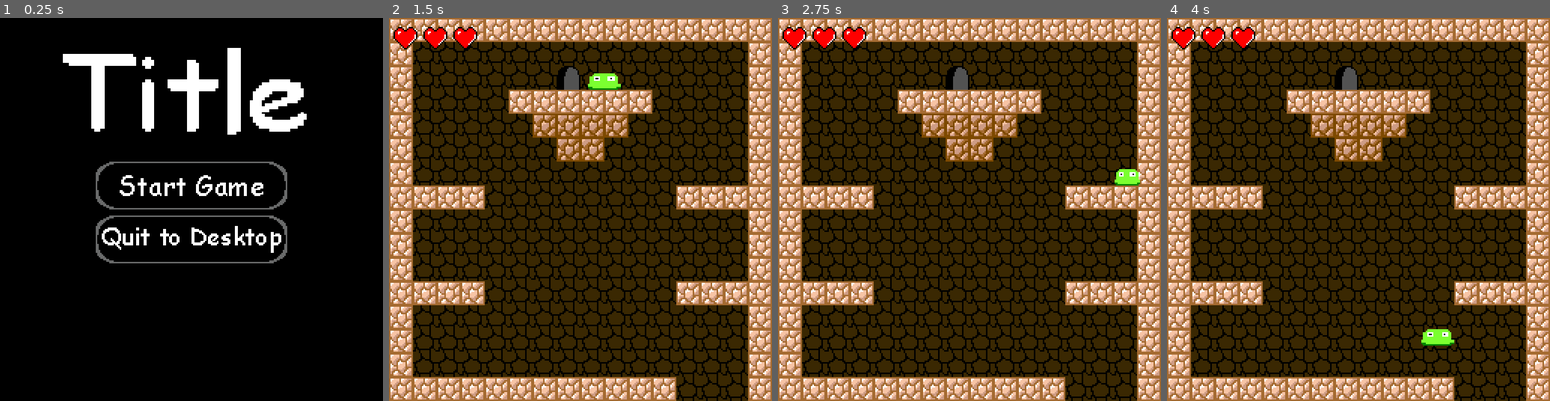
Above: before the commit, frames 1-4 (left to right).
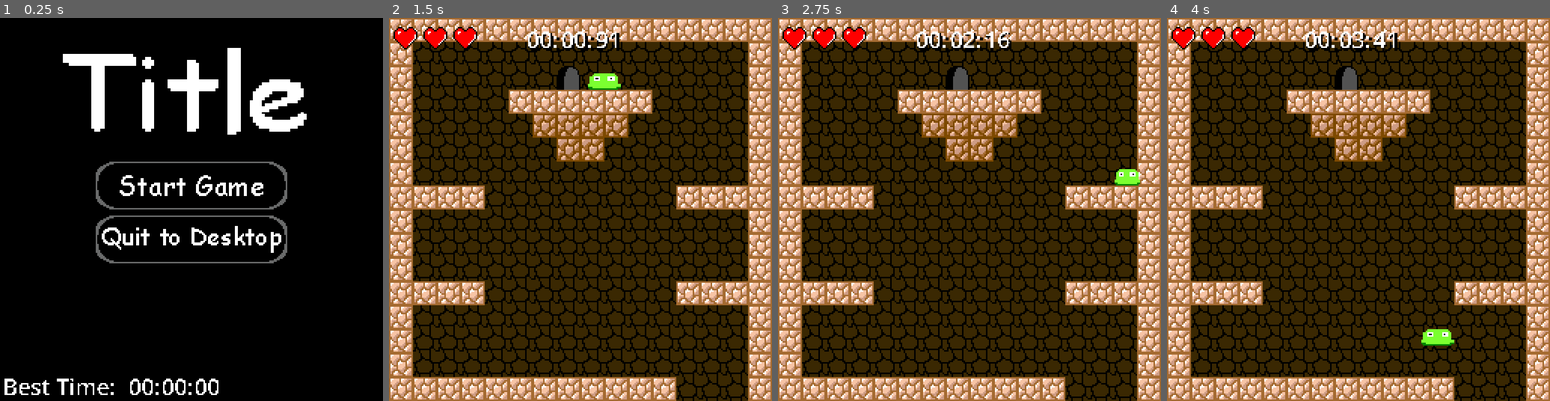
Above: after the commit, the same moments.

Repository: emmetl913/RageJumper
Game: Godot game, scene res://menus/MainMenu.tscn
The game is run twice, just before and just after one commit, with the same random seed, the same clock (stepped at 60 frames per second) and the same inputs.
Inputs (mouse positions are in pixels of both pictures, inside the frame that each line leads up to):
- Up to frame 1 (0.25 s): no input
- Up to frame 2 (1.5 s): click (580, 186) at 0.5 s; hold D (move_right) from 1.28 s (still down); tap E (interact, bound only after the commit) at 1.35 s
- Up to frame 3 (2.75 s): keep holding D (move_right); tap Space (jump) at 1.52, 2.27 s; tap E (interact, bound only after the commit) at 2.1 s
- Up to frame 4 (4 s): release D (move_right) at 2.78 s; hold A (move_left) 2.78-3.53 s; tap E (interact, bound only after the commit) at 2.85, 3.6 s; hold D (move_right) from 3.53 s (still down); tap Space (jump) at 3.77 s

The runs differ from the first frame. In frame 1, 0.8% of the frame differs, in the area x 1-58%, y 94-99%; in frame 2, 0.6%; in frame 3, 0.6%; in frame 4, 0.6%.

Commit message:
local time saver!!

Diff:
--- /dev/null
+++ b/Door.gd
@@ -0,0 +1,19 @@
+extends Node2D
+
+@onready var has_gem : bool = false
+
+# Called when the node enters the scene tree for the first time.
+func _ready():
+	print("pee pee")
+	pass # Replace with function body.
+
+
+# Called every frame. 'delta' is the elapsed time since the previous frame.
+func _process(delta):
+	pass
+
+func _on_area_2d_body_entered(body):
+	print("ponis")
+	print(has_gem)
+	if (has_gem):
+		$ExitText.visible = true
--- a/Door.tscn
+++ b/Door.tscn
@@ -1,11 +1,14 @@
-[gd_scene load_steps=3 format=3 uid="uid://csi2l7s3qw224"]
+[gd_scene load_steps=5 format=3 uid="uid://csi2l7s3qw224"]
 
 [ext_resource type="Texture2D" uid="uid://dxvvyujgpj2qe" path="res://assets/door.png" id="1_mlrew"]
+[ext_resource type="Script" path="res://Door.gd" id="1_viw4i"]
+[ext_resource type="Texture2D" uid="uid://b7nalykl28ixs" path="res://assets/ExitText.png" id="3_8nodt"]
 
 [sub_resource type="RectangleShape2D" id="RectangleShape2D_ucx6y"]
 size = Vector2(20, 18)
 
 [node name="DoorNode" type="Node2D"]
+script = ExtResource("1_viw4i")
 
 [node name="DoorSprite" type="Sprite2D" parent="."]
 texture_filter = 1
@@ -16,3 +19,19 @@
 [node name="CollisionShape2D" type="CollisionShape2D" parent="Area2D"]
 position = Vector2(0, -1)
 shape = SubResource("RectangleShape2D_ucx6y")
+
+[node name="ExitText" type="TextureRect" parent="."]
+visible = false
+anchors_preset = 15
+anchor_right = 1.0
+anchor_bottom = 1.0
+offset_left = -118.0
+offset_top = 144.0
+offset_right = 138.0
+offset_bottom = 208.0
+grow_horizontal = 2
+grow_vertical = 2
+texture = ExtResource("3_8nodt")
+
+[connection signal="area_entered" from="Area2D" to="." method="_on_area_2d_area_entered"]
+[connection signal="body_entered" from="Area2D" to="." method="_on_area_2d_body_entered"]
--- /dev/null
+++ b/besttime.gd
@@ -0,0 +1,21 @@
+extends Node
+
+var save_path = "user://variable.save"
+
+@export var bestmin : int
+@export var bestsec : int
+@export var bestmsec : int
+
+
+func save():
+	var file = FileAccess.open(save_path, FileAccess.WRITE)
+	file.store_var(bestmin)
+	file.store_var(bestsec)
+	file.store_var(bestmsec)
+
+func load_data():
+	if FileAccess.file_exists(save_path):
+		var file = FileAccess.open(save_path, FileAccess.READ)
+		bestmin = file.get_var()
+		bestsec = file.get_var()
+		bestmsec = file.get_var()
--- a/menus/MainMenu.gd
+++ b/menus/MainMenu.gd
@@ -3,6 +3,10 @@
 
 func _ready():
 	get_tree().paused = false
+	Besttime.load_data()
+	$min.text = "%02d:" % Besttime.bestmin
+	$sec.text = "%02d:" % Besttime.bestsec
+	$msec.text = "%02d" % Besttime.bestmsec
 
 
 func _on_quit_button_pressed():
--- a/menus/MainMenu.tscn
+++ b/menus/MainMenu.tscn
@@ -57,5 +57,45 @@
 texture = ExtResource("6_4dawo")
 stretch_mode = 3
 
+[node name="Best Time" type="Label" parent="."]
+layout_mode = 0
+offset_left = 2.0
+offset_top = 236.0
+offset_right = 10578.0
+offset_bottom = 2960.0
+scale = Vector2(0.01, 0.01)
+theme_override_font_sizes/font_size = 1500
+text = "Best Time: "
+
+[node name="min" type="Label" parent="."]
+layout_mode = 0
+offset_left = 86.0
+offset_top = 236.0
+offset_right = 10662.0
+offset_bottom = 2960.0
+scale = Vector2(0.01, 0.01)
+theme_override_font_sizes/font_size = 1500
+text = "00:"
+
+[node name="sec" type="Label" parent="."]
+layout_mode = 0
+offset_left = 108.0
+offset_top = 236.0
+offset_right = 10684.0
+offset_bottom = 2960.0
+scale = Vector2(0.01, 0.01)
+theme_override_font_sizes/font_size = 1500
+text = "00:"
+
+[node name="msec" type="Label" parent="."]
+layout_mode = 0
+offset_left = 130.0
+offset_top = 236.0
+offset_right = 10706.0
+offset_bottom = 2960.0
+scale = Vector2(0.01, 0.01)
+theme_override_font_sizes/font_size = 1500
+text = "00"
+
 [connection signal="pressed" from="VBoxContainer/StartGame" to="." method="_on_start_game_pressed"]
 [connection signal="pressed" from="VBoxContainer/QuitButton" to="." method="_on_quit_button_pressed"]
--- a/player/PlayerMovement.gd
+++ b/player/PlayerMovement.gd
@@ -110,6 +110,8 @@
 				$DeathTimer.start()
 				$death.play()
 				$deathanim.emitting = true
+		if i.contains("DoorNode"):
+			print("on door")
 
 func _on_death_timer_timeout():
 	get_tree().change_scene_to_file("res://menus/MainMenu.tscn")
--- a/project.godot
+++ b/project.godot
@@ -14,6 +14,10 @@
 run/main_scene="res://menus/MainMenu.tscn"
 config/features=PackedStringArray("4.2", "Forward Plus")
 config/icon="res://icon.svg"
+
+[autoload]
+
+Besttime="*res://besttime.gd"
 
 [display]
 
@@ -51,6 +55,11 @@
 "events": [Object(InputEventKey,"resource_local_to_scene":false,"resource_name":"","device":-1,"window_id":0,"alt_press …(182 unchanged characters)…
 ]
 }
+interact={
+"deadzone": 0.5,
+"events": [Object(InputEventKey,"resource_local_to_scene":false,"resource_name":"","device":-1,"window_id":0,"alt_pressed":false,"shift_pressed":false,"ctrl_pressed":false,"meta_pressed":false,"pressed":false,"keycode":0,"physical_keycode":69,"key_label":0,"unicode":101,"echo":false,"script":null)
+]
+}
 
 [rendering]
 
--- a/worlds/main.gd
+++ b/worlds/main.gd
@@ -1,12 +1,19 @@
 extends Node2D
 
+var player_has_gem : bool
 var old_health : int
 var full_hearts : int
 var half_hearts : int
 var empty_hearts : int
 
+var time: float = 0.0
+var minutes: int = 0
+var seconds: int = 0
+var msec: int = 0
+
 # Called when the node enters the scene tree for the first time.
 func _ready():
+	player_has_gem = false
 	old_health = 6
 
 
@@ -15,6 +22,34 @@
 func _process(delta):
 	#Camera controls
 	$Camera2D.position.y = 128 + (floor($Player.position.y / 256) * 256)
+	if ($SacredGemNode/SacredGemSprite.visible == false):
+		player_has_gem = true
+		$DoorNode.has_gem = true
+		if ($DoorNode/ExitText.visible == true):
+			if Input.is_action_just_released("interact"):
+				if Besttime.bestmin == 0 and Besttime.bestsec == 0 and Besttime.bestmsec == 0:
+					Besttime.bestsec = seconds
+					Besttime.bestmin = minutes
+					Besttime.bestmsec = msec
+				elif minutes <= Besttime.bestmin:
+					if seconds <= Besttime.bestsec:
+						if msec < Besttime.bestmsec:
+							Besttime.bestsec = seconds
+							Besttime.bestmin = minutes
+							Besttime.bestmsec = msec
+				Besttime.save()
+				get_tree().change_scene_to_file("res://menus/MainMenu.tscn")
+
+	time += delta
+	msec = fmod(time, 1) *100
+	seconds = fmod(time, 60)
+	minutes = fmod(time, 3600) / 60
+	$Camera2D/UI/GameTime/minutes.text = "%02d:" % minutes
+	$Camera2D/UI/GameTime/minutes2.text = "%02d:" % minutes
+	$Camera2D/UI/GameTime/seconds.text = "%02d:" % seconds
+	$Camera2D/UI/GameTime/seconds2.text = "%02d:" % seconds
+	$Camera2D/UI/GameTime/milliseconds.text = "%02d" % msec
+	$Camera2D/UI/GameTime/milliseconds2.text = "%02d" % msec
 
 	if Input.is_action_just_pressed("pause"):
 		get_tree().paused = not get_tree().paused
--- a/worlds/main.tscn
+++ b/worlds/main.tscn
@@ -142,6 +142,83 @@
 layout_mode = 2
 texture = ExtResource("11_50tmc")
 
+[node name="GameTime" type="Control" parent="Camera2D/UI"]
+anchors_preset = 0
+offset_left = 24.0
+offset_top = -3.0
+offset_right = 64.0
+offset_bottom = 37.0
+scale = Vector2(0.1, 0.1)
+
+[node name="minutes2" type="Label" parent="Camera2D/UI/GameTime"]
+texture_filter = 1
+layout_mode = 0
+offset_left = 650.0
+offset_top = 20.0
+offset_right = 863.0
+offset_bottom = 225.0
+scale = Vector2(1.1, 1.1)
+theme_override_colors/font_color = Color(0, 0, 0, 1)
+theme_override_font_sizes/font_size = 150
+text = "00:"
+
+[node name="seconds2" type="Label" parent="Camera2D/UI/GameTime"]
+texture_filter = 1
+layout_mode = 0
+offset_left = 880.0
+offset_top = 20.0
+offset_right = 1093.0
+offset_bottom = 225.0
+scale = Vector2(1.1, 1.1)
+theme_override_colors/font_color = Color(0, 0, 0, 1)
+theme_override_font_sizes/font_size = 150
+text = "00:"
+
+[node name="milliseconds2" type="Label" parent="Camera2D/UI/GameTime"]
+texture_filter = 1
+layout_mode = 0
+offset_left = 1110.0
+offset_top = 20.0
+offset_right = 1323.0
+offset_bottom = 225.0
+scale = Vector2(1.1, 1.1)
+theme_override_colors/font_color = Color(0, 0, 0, 1)
+theme_override_font_sizes/font_size = 150
+text = "00:"
+
+[node name="minutes" type="Label" parent="Camera2D/UI/GameTime"]
+texture_filter = 1
+layout_mode = 0
+offset_left = 650.0
+offset_top = 20.0
+offset_right = 863.0
+offset_bottom = 225.0
+theme_override_colors/font_color = Color(1, 1, 1, 1)
+theme_override_font_sizes/font_size = 150
+text = "00:"
+
+[node name="seconds" type="Label" parent="Camera2D/UI/GameTime"]
+texture_filter = 1
+layout_mode = 0
+offset_left = 880.0
+offset_top = 20.0
+offset_right = 1093.0
+offset_bottom = 225.0
+theme_override_colors/font_color = Color(1, 1, 1, 1)
+theme_override_font_sizes/font_size = 150
+text = "00:"
+
+[node name="milliseconds" type="Label" parent="Camera2D/UI/GameTime"]
+texture_filter = 1
+layout_mode = 0
+offset_left = 1110.0
+offset_top = 20.0
+offset_right = 1323.0
+offset_bottom = 225.0
+theme_override_colors/font_color = Color(1, 1, 1, 1)
+theme_override_font_sizes/font_size = 150
+text = "00:"
+
 [node name="SacredGemNode" parent="." instance=ExtResource("11_a3cap")]
 position = Vector2(40, 1256)
 
Binary file added: assets/ExitText.png
Not shown, added: assets/ExitText.png.import
